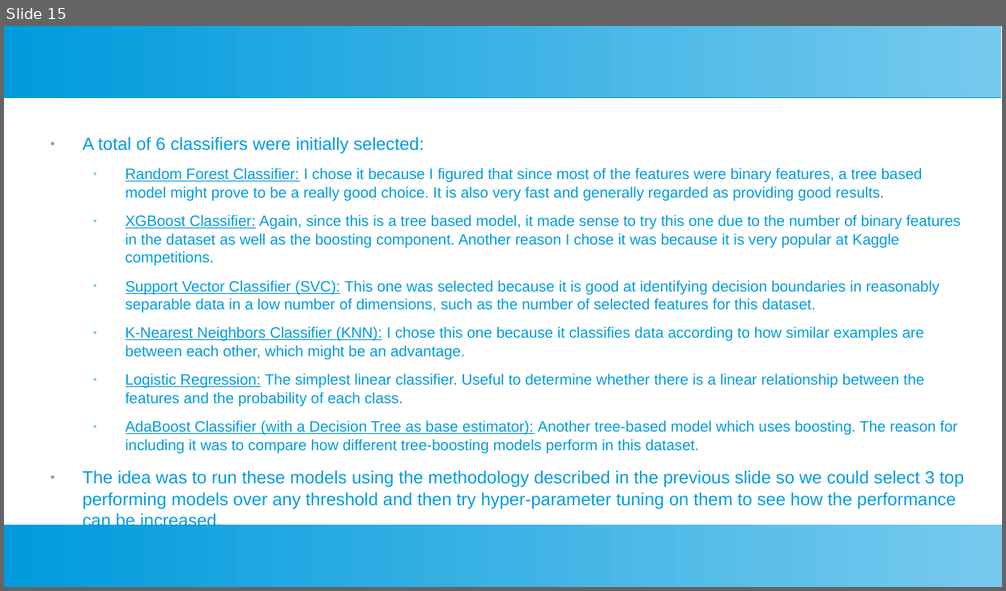
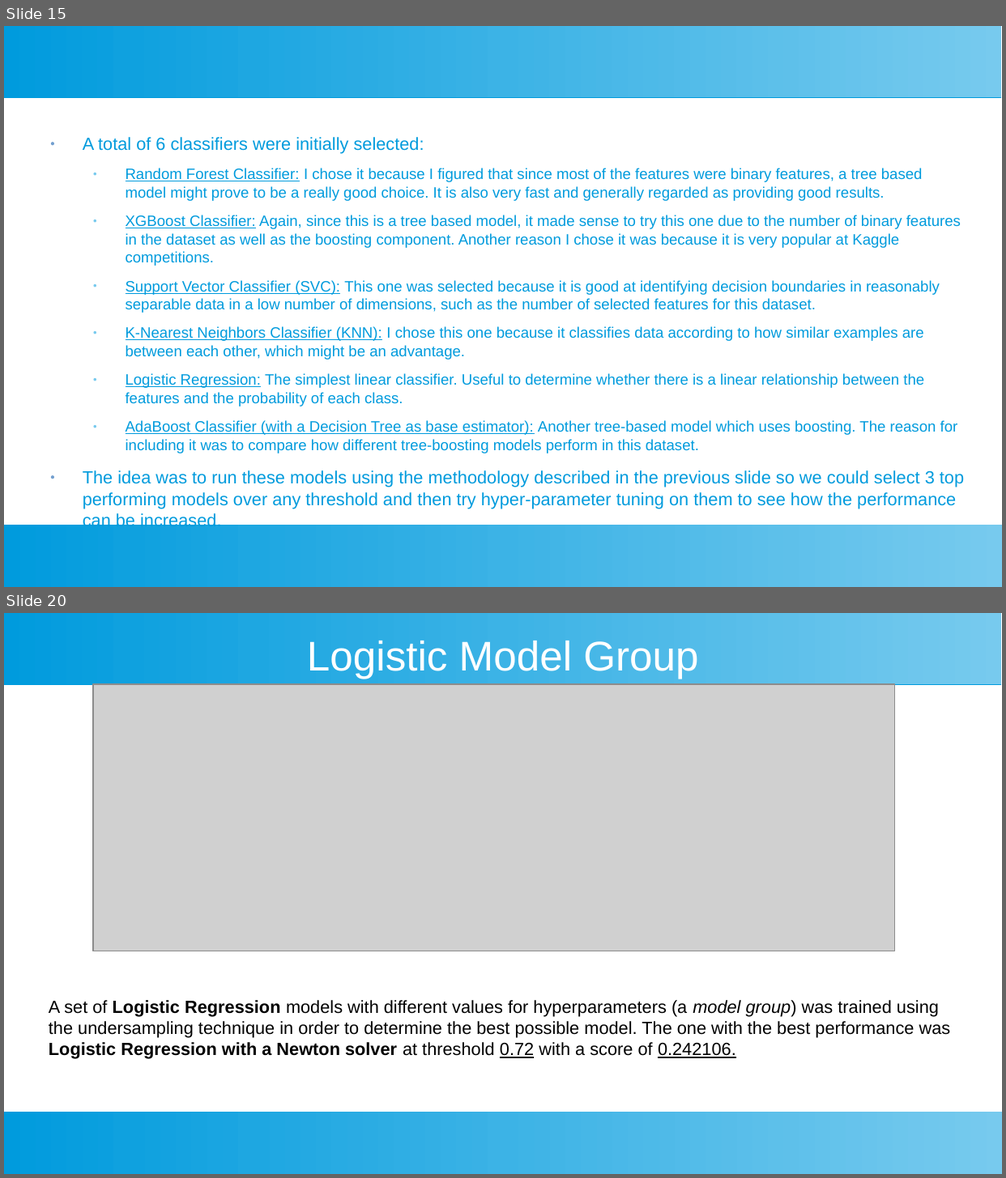
Before and after one commit to Sir-Slade/covid_prediction_project, a slide deck: Covid_Predictor_Report.odp. Shown one above the other, each under a label of ours: slide 15 before the commit, slides 15 and 20 after it; the slides between them are not shown. The pictures are 1006x591 and 1006x1178 pixels, drawn with LibreOffice and Linux fonts; fonts in the diff are those of the drawing; grey boxes stand for pictures. Boxes give left, top, right and bottom in pixels: in the first picture for what was removed or moved away, otherwise in the second. Text is boxed around its words. In the diff, an @@ line names an element or a change of style, - is before the commit and + after.

```diff
--- a/Covid_Predictor_Report.odp
+++ b/Covid_Predictor_Report.odp
@@ slide 20 added at (4, 613, 1002, 1174), background #FFFFFF; not listed: 2 template elements that a slide beside it also shows @@
@@ title added at (307, 641, 698, 679), 33 pt, text #FFFFFF @@
+Logistic Model Group
@@ picture added at (93, 684, 895, 952) @@
@@ text added at (49, 1000, 951, 1059), 14 pt, text #000000 @@
+A set of Logistic Regression models with different values for hyperparameters (a model group) was trained using the undersampling technique in order to determine the best possible model. The one with the best performance was Logistic Regression with a Newton solver at threshold 0.72 with a score of 0.242106.
```
Also in this commit, not shown: 1 slide changed, 7 other slides added, 2 slides removed.
